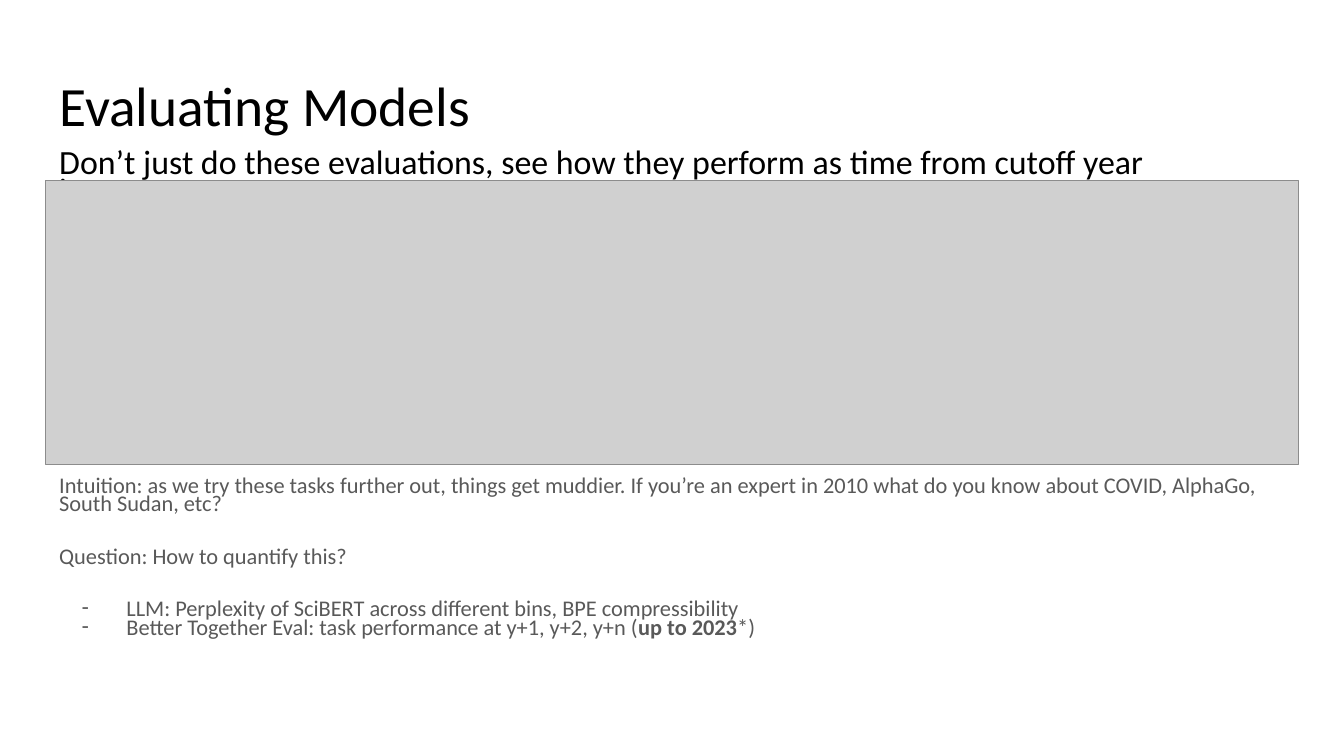
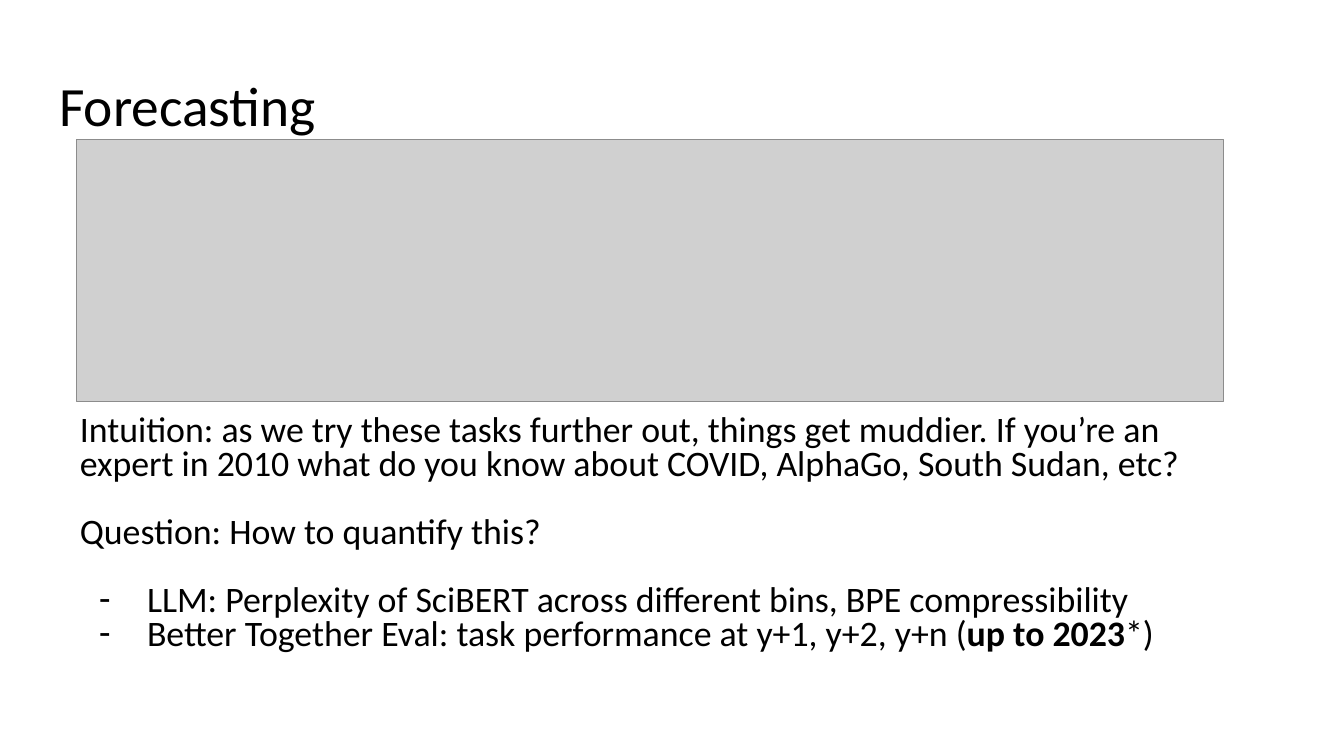
Before and after one commit to kwchurch/JSALT_Better_Together, a slide deck: slide 19 of slides/July5/July5_combined.pptx (slide 22 before the commit). Drawn at 1344x756 pixels with LibreOffice and Linux fonts; fonts in the diff are those of the drawing; grey boxes stand for pictures. Boxes give left, top, right and bottom in pixels: in the first picture for what was removed or moved away, otherwise in the second. Text is boxed around its words. In the diff, an @@ line names an element or a change of style, - is before the commit and + after.

Commit message:
slides

```diff
--- a/slides/July5/July5_combined.pptx
+++ b/slides/July5/July5_combined.pptx
@@ title at box(59, 87, 316, 140): text changed @@
-Evaluating Models
+Forecasting
@@ picture: place and size @@
-picture at box(45, 180, 1298, 465)
+picture at box(77, 139, 1224, 401)
@@ text removed at box(59, 150, 1143, 182) @@
-Don’t just do these evaluations, see how they perform as time from cutoff year increases.
@@ text "Intuition: as we try these ...": place and size @@
-text "Intuition: as we try these ..." at box(59, 477, 1255, 639)
+text "Intuition: as we try these ..." at box(80, 417, 1179, 652)
@@ text "Intuition: as we try these ..." at box(80, 417, 1179, 652): size 16 to 25.6 pt, text colour #595959 to #000000; line spacing 0.7 to 0.8; indent changed @@
```
Also in this commit, not shown: 2 other slides changed, 5 slides added, 4 slides removed, 1 other file.
